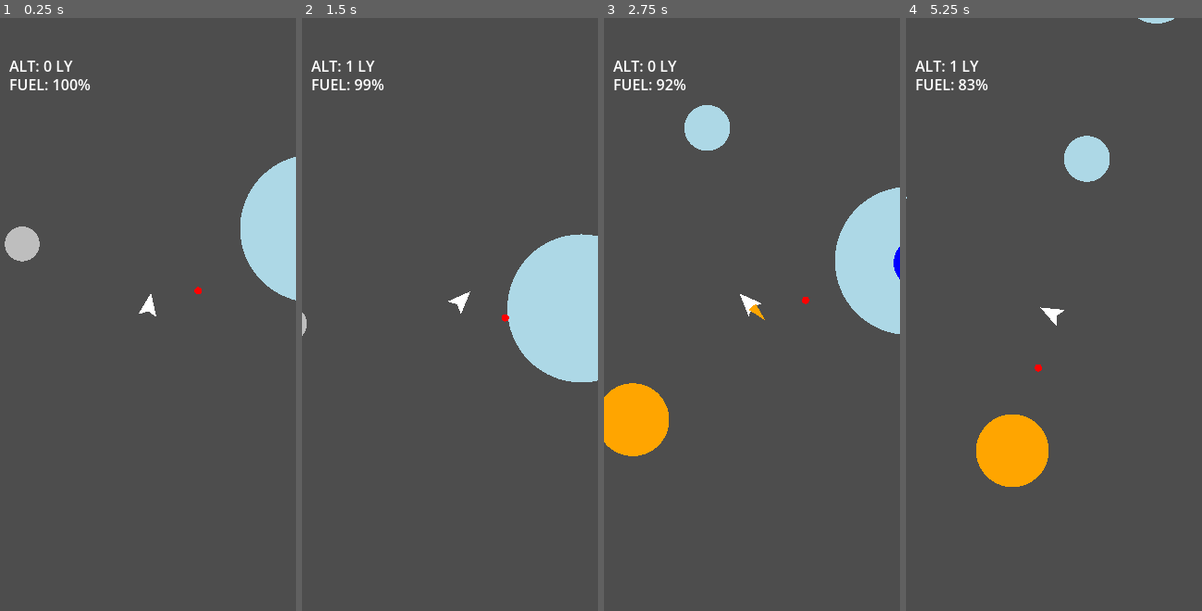
Above: before the commit, frames 1-4 (left to right).
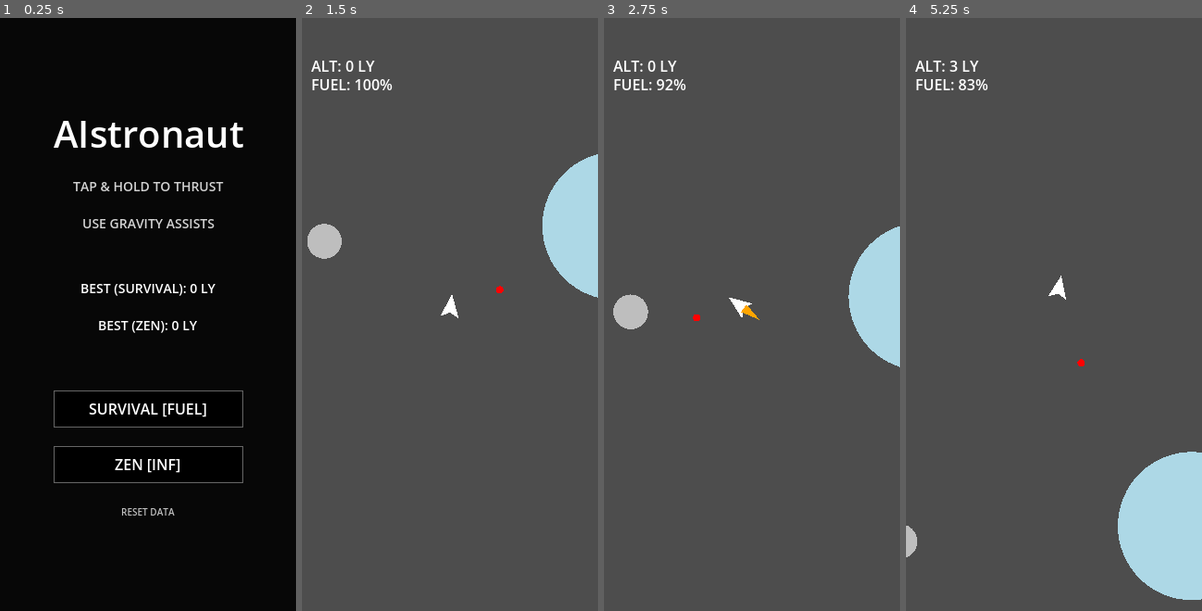
Above: after the commit, the same moments.

Repository: chubarevgeniy/AIstronaut-
Game: Godot game, scene res://scenes/Main.tscn
Two runs of this game, one before a commit and one after it. Both use one fixed random seed, a clock stepped at 60 frames per second and the inputs below.
Inputs (mouse positions are in pixels of both pictures, inside the frame that each line leads up to):
- Up to frame 1 (0.25 s): no input
- Up to frame 2 (1.5 s): click (450, 510) at 0.5 s, where only the run after the commit has a clickable "RESET DATA"; click (450, 409) at 1.25 s, where only the run after the commit has a clickable "SURVIVAL [FUEL]"
- Up to frame 3 (2.75 s): tap Enter (ui_accept) at 2, 2.27, 2.3, 2.57 s; move the mouse to (817, 284) at 2.02 s; press the mouse at (817, 284) at 2.03 s
- Up to frame 4 (5.25 s): move the mouse to (994, 344) at 2.77 s; release the mouse at (994, 344) at 2.78 s; tap Enter (ui_accept) at 2.85, 3.02, 3.32, 3.8, 4.52, 4.82, 5.1 s; click (994, 344) at 3.05 s; move the mouse to (1083, 184) at 3.52 s; press the mouse at (1083, 184) at 3.53 s; move the mouse to (1039, 433) at 4.27 s; release the mouse at (1039, 433) at 4.28 s; click (1039, 433) at 4.35 s; move the mouse to (1142, 403) at 5.02 s

The runs differ from the first frame. In frame 1, 100% of the frame differs, in the area x 0-100%, y 0-100%; in frame 2, 8.0%; in frame 3, 6.6%; in frame 4, 9.6%.

Commit message:
Port Web menu system to Godot and fix thrust logic
- Implemented a complete Menu system in Godot (`scripts/Menu.gd`) matching the Web version's minimalist aesthetic (Start, Pause, Game Over screens).
- Updated `Main.gd` to manage game states (Menu vs Playing) and integrate the new UI.
- Fixed a logic discrepancy in `Ship.gd`: Smart Thrust (push/pull) is now limited to 2000 units distance, matching the Web version behavior and correcting the "floaty" control feel.
- Added volume sliders and high score display to the Godot menu.

Diff:
--- a/godot_project/scripts/Main.gd
+++ b/godot_project/scripts/Main.gd
@@ -7,7 +7,9 @@
 
 var ship
 var hud
+var menu_layer
 var level_generator = preload("res://scripts/LevelGenerator.gd").new()
+var menu_script = preload("res://scripts/Menu.gd")
 
 func _ready():
 	# Load resources if not set
@@ -16,25 +18,53 @@
 	if not fuel_scene: fuel_scene = load("res://scenes/FuelItem.tscn")
 	if not hud_scene: hud_scene = load("res://scenes/HUD.tscn")
 
-	start_game()
+	# Create Menu Layer
+	menu_layer = menu_script.new()
+	menu_layer.process_mode = Node.PROCESS_MODE_ALWAYS # Always process menu
+	add_child(menu_layer)
 
-func start_game():
-	# Clear old nodes (Planets, Fuel, Ship, HUD)
-	# Be careful not to delete LevelGenerator if it was a node
+	# Connect Menu Signals
+	menu_layer.start_game.connect(_on_menu_start_game)
+	menu_layer.resume_game.connect(_on_menu_resume)
+	menu_layer.restart_game.connect(_on_menu_restart)
+	menu_layer.exit_game.connect(_on_menu_exit)
+
+	# Start in Menu state
+	Global.is_game_over = true # Treat as game over initially to stop processing
+	get_tree().paused = true
+	menu_layer.show_start_screen()
+
+func start_game(mode):
+	Global.game_mode = mode
+
+	# Clear old nodes
+	if is_instance_valid(ship): ship.queue_free()
+	if is_instance_valid(hud): hud.queue_free()
+
+	# Clear world objects (Planets, Fuel) but keep generator state if needed
+	# Actually, get_children() includes MenuLayer now. We must filter.
 	for c in get_children():
+		if c == menu_layer: continue
 		c.queue_free()
 
 	level_generator.reset()
 	Global.score = 0
 	Global.is_game_over = false
+	Global.is_paused = false
 
 	# Spawn Ship
 	ship = ship_scene.instantiate()
+	ship.max_fuel = INF if mode == 1 else 100.0
+	ship.fuel = ship.max_fuel
+
+	# Connect ship signals
+	ship.game_over.connect(_on_ship_game_over)
+
 	add_child(ship)
 
 	# Camera
 	var cam = Camera2D.new()
-	cam.position_smoothing_enabled = true # Smooth camera
+	cam.position_smoothing_enabled = true
 	ship.add_child(cam)
 	cam.make_current()
 
@@ -43,7 +73,7 @@
 	hud.ship = ship
 	add_child(hud)
 
-	# Initial Planet (Starter)
+	# Initial Planet
 	var starter = planet_scene.instantiate()
 	starter.position = Vector2(180, -100)
 	starter.radius = 80
@@ -53,13 +83,56 @@
 	# Initial Generation
 	level_generator.generate_chunks(Vector2.ZERO, self, planet_scene)
 
+	# Unpause and hide menu
+	get_tree().paused = false
+	menu_layer.hide_menu()
+
 func _process(delta):
 	if Global.is_game_over:
-		if Input.is_action_just_pressed("ui_accept") or Input.is_action_just_pressed("thrust"):
-			start_game()
 		return
+
+	if Input.is_action_just_pressed("ui_cancel"): # Escape/Back
+		_on_pause_requested()
 
 	if is_instance_valid(ship):
 		level_generator.generate_chunks(ship.global_position, self, planet_scene)
 		level_generator.generate_items(ship.global_position.y, self, fuel_scene)
 		level_generator.cleanup(ship.global_position, self)
+
+# Menu Callbacks
+func _on_menu_start_game(mode):
+	start_game(mode)
+
+func _on_menu_resume():
+	get_tree().paused = false
+	menu_layer.hide_menu()
+
+func _on_menu_restart():
+	start_game(Global.game_mode)
+
+func _on_menu_exit():
+	get_tree().paused = true
+	if is_instance_valid(ship): ship.queue_free()
+	menu_layer.show_start_screen()
+
+func _on_pause_requested():
+	get_tree().paused = true
+	menu_layer.show_pause_screen()
+
+func _on_ship_game_over():
+	Global.is_game_over = true
+
+	# Save High Score
+	if Global.game_mode == 0:
+		if Global.score > Global.high_score_survival:
+			Global.high_score_survival = Global.score
+	else:
+		if Global.score > Global.high_score_zen:
+			Global.high_score_zen = Global.score
+	Global.save_data()
+
+	# Show Game Over Screen
+	# Small delay?
+	await get_tree().create_timer(1.0).timeout
+	get_tree().paused = true
+	menu_layer.show_game_over_screen(Global.score)
--- /dev/null
+++ b/godot_project/scripts/Menu.gd
@@ -0,0 +1,190 @@
+extends CanvasLayer
+
+signal start_game(mode)
+signal resume_game
+signal restart_game
+signal exit_game
+
+var background: ColorRect
+var container: VBoxContainer
+var title_label: Label
+var score_label: Label
+var high_score_label: Label
+
+func _ready():
+	# Create background (fullscreen overlay)
+	background = ColorRect.new()
+	background.color = Color(0, 0, 0, 0.9)
+	background.set_anchors_preset(Control.PRESET_FULL_RECT)
+	add_child(background)
+
+	# Create main container
+	container = VBoxContainer.new()
+	container.set_anchors_preset(Control.PRESET_CENTER)
+	# Center anchor points
+	container.anchor_left = 0.5
+	container.anchor_top = 0.5
+	container.anchor_right = 0.5
+	container.anchor_bottom = 0.5
+	# Reset margins to center around anchor
+	container.grow_horizontal = Control.GROW_DIRECTION_BOTH
+	container.grow_vertical = Control.GROW_DIRECTION_BOTH
+
+	container.add_theme_constant_override("separation", 20)
+	add_child(container)
+
+	show_start_screen()
+
+func clear_ui():
+	for child in container.get_children():
+		child.queue_free()
+	background.visible = true
+
+func create_button(text: String, callback: Callable):
+	var btn = Button.new()
+	btn.text = text
+	btn.custom_minimum_size = Vector2(200, 40)
+	btn.flat = false
+
+	# Create a minimalist style
+	var style = StyleBoxFlat.new()
+	style.bg_color = Color.BLACK
+	style.border_color = Color(0.4, 0.4, 0.4) # #666 equivalent
+	style.set_border_width_all(1)
+	style.content_margin_left = 10
+	style.content_margin_right = 10
+	style.content_margin_top = 5
+	style.content_margin_bottom = 5
+
+	btn.add_theme_stylebox_override("normal", style)
+	btn.add_theme_stylebox_override("hover", style)
+	btn.add_theme_stylebox_override("pressed", style)
+	btn.add_theme_color_override("font_color", Color.WHITE)
+
+	btn.pressed.connect(callback)
+	container.add_child(btn)
+	return btn
+
+func create_label(text: String, size: int = 16, color: Color = Color.WHITE):
+	var label = Label.new()
+	label.text = text
+	label.horizontal_alignment = HORIZONTAL_ALIGNMENT_CENTER
+	label.add_theme_font_size_override("font_size", size)
+	label.add_theme_color_override("font_color", color)
+	container.add_child(label)
+	return label
+
+func create_slider(label_text: String, bus_name: String):
+	var bus_idx = AudioServer.get_bus_index(bus_name)
+	if bus_idx == -1: return
+
+	var hbox = HBoxContainer.new()
+	hbox.alignment = BoxContainer.ALIGNMENT_CENTER
+
+	var label = Label.new()
+	label.text = label_text
+	label.custom_minimum_size = Vector2(80, 0)
+	label.horizontal_alignment = HORIZONTAL_ALIGNMENT_RIGHT
+	hbox.add_child(label)
+
+	var spacer = Control.new()
+	spacer.custom_minimum_size = Vector2(10, 0)
+	hbox.add_child(spacer)
+
+	var slider = HSlider.new()
+	slider.min_value = 0.0
+	slider.max_value = 1.0
+	slider.step = 0.05
+	slider.value = db_to_linear(AudioServer.get_bus_volume_db(bus_idx))
+	slider.custom_minimum_size = Vector2(150, 0)
+	slider.value_changed.connect(func(val): Global.update_volume(bus_name, val))
+	hbox.add_child(slider)
+
+	container.add_child(hbox)
+
+func show_start_screen():
+	clear_ui()
+
+	create_label("AIstronaut", 40)
+	create_label("TAP & HOLD TO THRUST", 14, Color.LIGHT_GRAY)
+	create_label("USE GRAVITY ASSISTS", 14, Color.LIGHT_GRAY)
+
+	var spacer = Control.new()
+	spacer.custom_minimum_size = Vector2(0, 10)
+	container.add_child(spacer)
+
+	create_label("BEST (SURVIVAL): %d LY" % Global.high_score_survival, 14)
+	create_label("BEST (ZEN): %d LY" % Global.high_score_zen, 14)
+
+	var spacer2 = Control.new()
+	spacer2.custom_minimum_size = Vector2(0, 20)
+	container.add_child(spacer2)
+
+	create_button("SURVIVAL [FUEL]", func(): _on_start_pressed(0))
+	create_button("ZEN [INF]", func(): _on_start_pressed(1))
+
+	var reset_btn = Button.new()
+	reset_btn.text = "RESET DATA"
+	reset_btn.flat = true
+	reset_btn.add_theme_font_size_override("font_size", 10)
+	reset_btn.add_theme_color_override("font_color", Color.GRAY)
+	reset_btn.pressed.connect(_on_reset_pressed)
+	container.add_child(reset_btn)
+
+func show_pause_screen():
+	clear_ui()
+
+	create_label("PAUSED", 30)
+	create_label("ALTITUDE: %d LY" % Global.score, 20)
+
+	var spacer = Control.new()
+	spacer.custom_minimum_size = Vector2(0, 20)
+	container.add_child(spacer)
+
+	create_slider("MASTER", "Master")
+	create_slider("MUSIC", "Music")
+	create_slider("SFX", "SFX")
+
+	var spacer2 = Control.new()
+	spacer2.custom_minimum_size = Vector2(0, 20)
+	container.add_child(spacer2)
+
+	create_button("RESUME", func(): resume_game.emit())
+	create_button("RESTART", func(): restart_game.emit())
+	create_button("EXIT TO MENU", func(): exit_game.emit())
+
+func show_game_over_screen(score: int):
+	clear_ui()
+
+	create_label("SIGNAL LOST", 30, Color.RED)
+	create_label("DISTANCE", 16)
+	create_label("%d LY" % score, 50, Color.WHITE)
+
+	var best = Global.high_score_survival if Global.game_mode == 0 else Global.high_score_zen
+	create_label("BEST: %d LY" % best, 14, Color.LIGHT_GRAY)
+
+	var spacer = Control.new()
+	spacer.custom_minimum_size = Vector2(0, 20)
+	container.add_child(spacer)
+
+	create_button("RETRY MISSION", func(): restart_game.emit())
+	if Global.game_mode == 0:
+		create_button("SWITCH TO ZEN", func(): _on_start_pressed(1))
+	else:
+		create_button("SWITCH TO SURVIVAL", func(): _on_start_pressed(0))
+
+	create_button("EXIT TO MENU", func(): exit_game.emit())
+
+func hide_menu():
+	background.visible = false
+	for child in container.get_children():
+		child.queue_free() # Or just hide container
+
+func _on_start_pressed(mode):
+	start_game.emit(mode)
+
+func _on_reset_pressed():
+	Global.high_score_survival = 0
+	Global.high_score_zen = 0
+	Global.save_data()
+	show_start_screen() # Refresh
--- a/godot_project/scripts/Ship.gd
+++ b/godot_project/scripts/Ship.gd
@@ -74,7 +74,7 @@
 				min_surface_dist = surface_dist
 				nearest_obj = item
 
-		if nearest_obj:
+		if nearest_obj and min_surface_dist < 2000:
 			var dir = (nearest_obj.global_position - global_position).normalized()
 			if nearest_obj.is_in_group("fuel"):
 				# PULL TOWARDS FUEL (New Feature)
